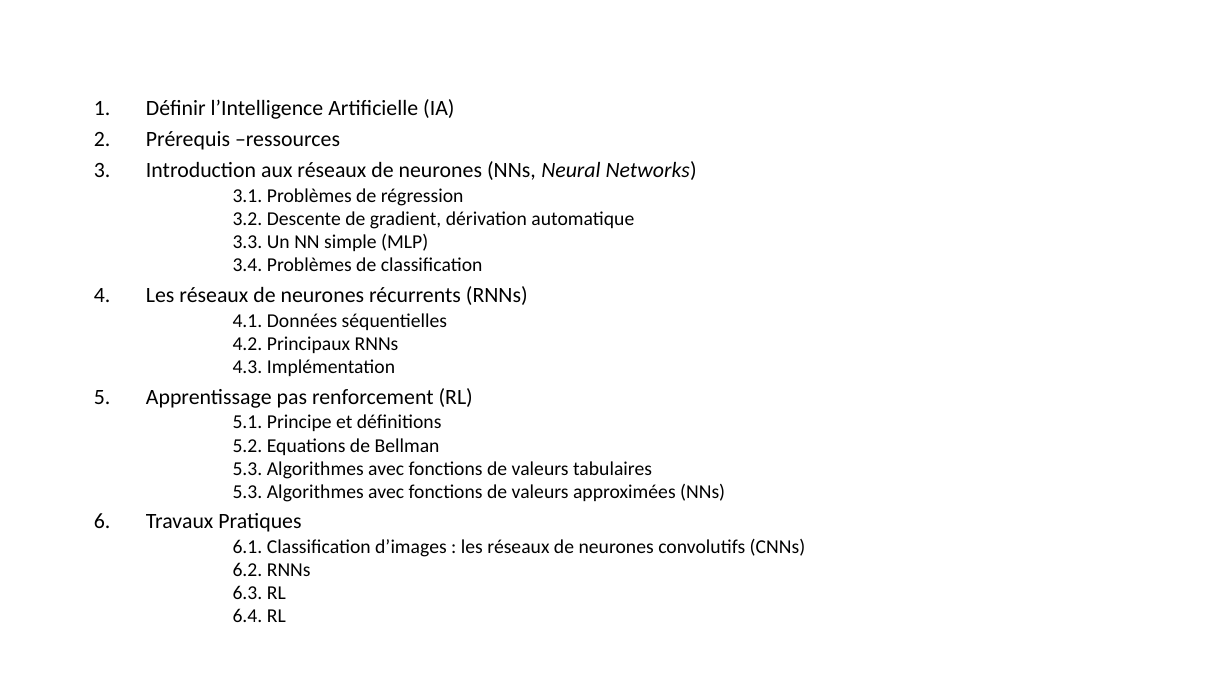
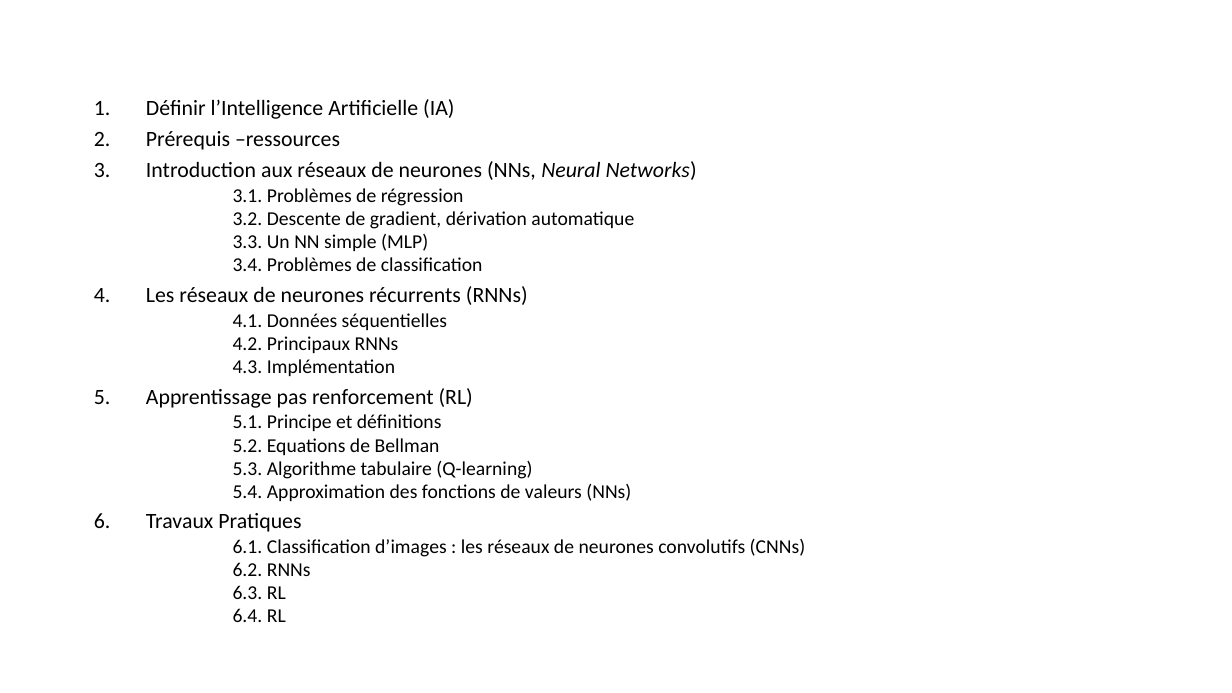
Before and after one commit to jolindien-git/jolindien-git.github.io, a slide deck: slide 2 of Intelligence Artificielle et Analyse de donnees.pptx. Drawn at 1232x693 pixels with LibreOffice and Linux fonts; fonts in the diff are those of the drawing. Boxes give left, top, right and bottom in pixels: in the first picture for what was removed or moved away, otherwise in the second. Text is boxed around its words. In the diff, an @@ line names an element or a change of style, - is before the commit and + after.

```diff
--- a/Intelligence Artificielle et Analyse de donnees.pptx
+++ b/Intelligence Artificielle et Analyse de donnees.pptx
@@ text at [233,461,631,501]: text changed @@
-  5.3. Algorithmes avec fonctions de valeurs tabulaires
-  5.3. Algorithmes avec fonctions de valeurs approximées (NNs)
+  5.3. Algorithme tabulaire (Q-learning)
+  5.4. Approximation des fonctions de valeurs (NNs)
```
Also in this commit, not shown: 1 other slide changed, 5 slides added, 1 slide removed, 1 other file.
